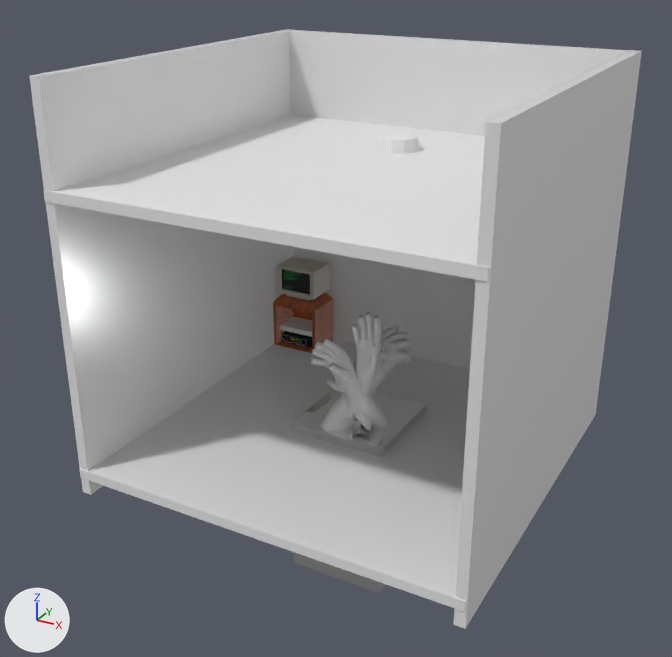
Two versions of the Blender file ScorpionRenders/3D/labbb.blend, one commit apart.
One viewpoint serves both versions: a camera (50 mm lens) standing at (22.9, -44.4, 28.9) and looking at (-1.3, -0.4, 6.9). The lights are fixed; the arrows at lower left show +X, +Y and +Z.

The first picture shows 'Backwall', 'Cube.002', 'Floor', 'LeftWall', 'Low_Poly_Characte.000_Mesh.001', 'Low_Poly_Characte.000_Mesh.002', 'Low_Poly_Characte.000_Mesh.003', 'Low_Poly_Characte.000_Mesh.004', 'Low_Poly_Characte.000_Mesh.005', 'Low_Poly_Characte.000_Mesh.006', 'Monitor', 'Rack', 'RightWall', 'Roof', 'Shelf'.
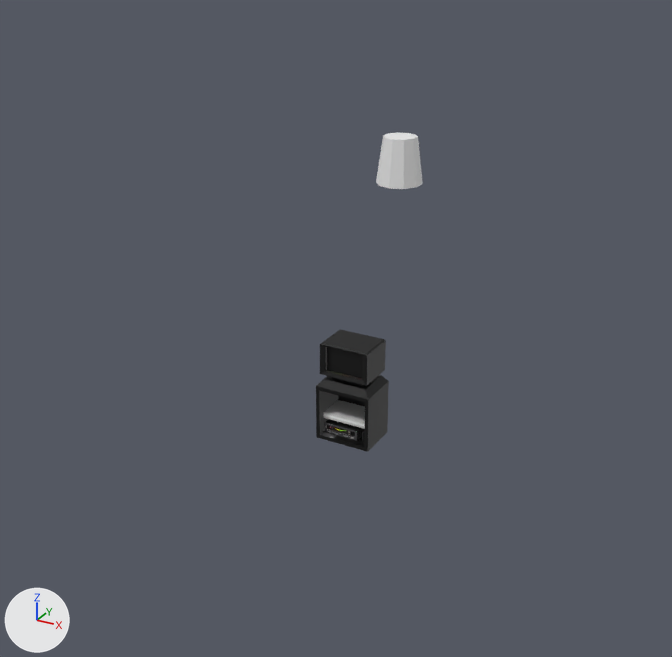
Pixel boxes (x1, y1, x2, y2) of what changed, in the pictures (672 x 657 px):
'LeftWall', deleted: before (29, 29, 293, 495)
'RightWall', deleted: before (454, 50, 642, 629)
'Floor', deleted: before (79, 338, 470, 612)
'Roof', deleted: before (43, 115, 489, 282)
'Backwall', deleted: before (286, 29, 637, 369)
'Monitor', surface changed, moved: before (273, 256, 333, 353); after (316, 330, 389, 452)
'Cube.002', deleted: before (291, 389, 426, 593)
'Low_Poly_Characte.000_Mesh.006', deleted: before (310, 339, 388, 428)
'Low_Poly_Characte.000_Mesh.003', deleted: before (347, 312, 382, 426)
'Low_Poly_Characte.000_Mesh.005', deleted: before (320, 326, 413, 441)
'Shelf', moved: before (280, 317, 312, 337); after (324, 400, 365, 429)
'Rack', moved: before (281, 331, 313, 349); after (325, 419, 364, 443)
'Low_Poly_Characte.000_Mesh.001', deleted: before (326, 379, 372, 431)
'Low_Poly_Characte.000_Mesh.004', deleted: before (351, 346, 390, 425)
'Low_Poly_Characte.000_Mesh.002', deleted: before (354, 363, 385, 424)
'CeilingShade', unchanged, uncovered by the edit: before (381, 132, 419, 153); after (376, 132, 423, 189)

What changed in the scene script:
```text
Change mat_material_002:
    mat_material_002.texture: img_monitoruvs_png -> img_rackuvs_png
Remove ob_floor:
    ob_floor = bpy.data.objects.new('Floor', me_cube)
Remove ob_backwall:
    ob_backwall = bpy.data.objects.new('Backwall', me_cube_001)
Change ob_monitor:
    ob_monitor.location: (-9.3, 9.31, 1.91) -> (-0.01, -0.64, 1.91)
Change ob_shelf:
    ob_shelf.location: (-9.3, 9.31, 1.91) -> (-0.01, -0.64, 1.91)
Change ob_rack:
    ob_rack.location: (-9.3, 9.31, 1.91) -> (-0.01, -0.64, 1.91)
Remove ob_leftwall:
    ob_leftwall = bpy.data.objects.new('LeftWall', me_cube_007)
Remove ob_rightwall:
    ob_rightwall = bpy.data.objects.new('RightWall', me_cube_008)
Remove ob_roof:
    ob_roof = bpy.data.objects.new('Roof', me_cube_009)
Remove ob_cube_002:
    ob_cube_002 = bpy.data.objects.new('Cube.002', me_cube_013)
Remove ob_low_poly_characte_000_mesh_001:
    ob_low_poly_characte_000_mesh_001 = bpy.data.objects.new('Low_Poly_Characte.000_Mesh.001', me_low_poly_characte_000_mesh_001)
Remove ob_low_poly_characte_000_mesh_002:
    ob_low_poly_characte_000_mesh_002 = bpy.data.objects.new('Low_Poly_Characte.000_Mesh.002', me_low_poly_characte_000_mesh_002)
Remove ob_low_poly_characte_000_mesh_003:
    ob_low_poly_characte_000_mesh_003 = bpy.data.objects.new('Low_Poly_Characte.000_Mesh.003', me_low_poly_characte_000_mesh_003)
Remove ob_low_poly_characte_000_mesh_004:
    ob_low_poly_characte_000_mesh_004 = bpy.data.objects.new('Low_Poly_Characte.000_Mesh.004', me_low_poly_characte_000_mesh_004)
Remove ob_low_poly_characte_000_mesh_005:
    ob_low_poly_characte_000_mesh_005 = bpy.data.objects.new('Low_Poly_Characte.000_Mesh.005', me_low_poly_characte_000_mesh_005)
Remove ob_low_poly_characte_000_mesh_006:
    ob_low_poly_characte_000_mesh_006 = bpy.data.objects.new('Low_Poly_Characte.000_Mesh.006', me_low_poly_characte_000_mesh_006)
```
